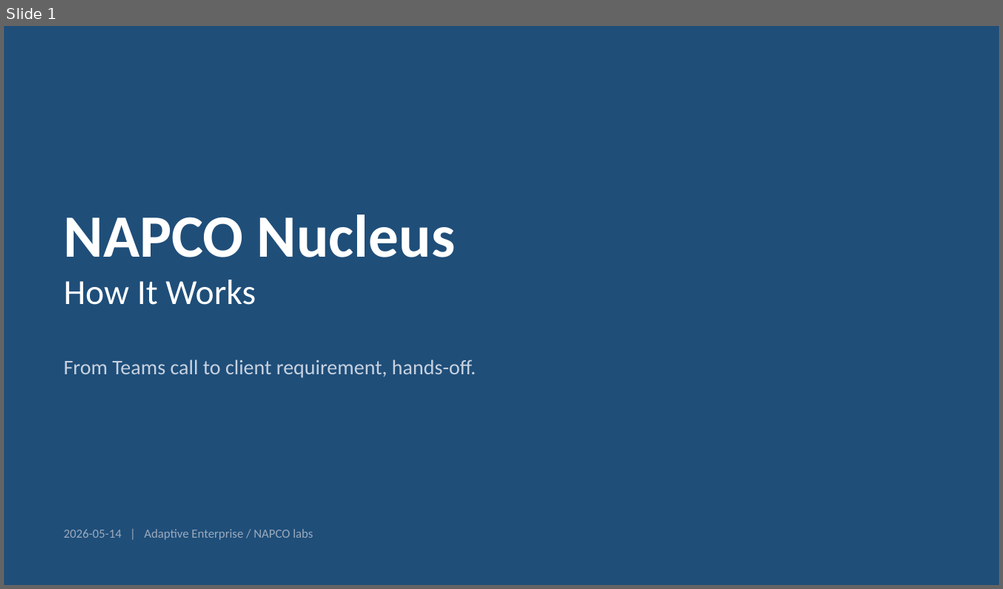
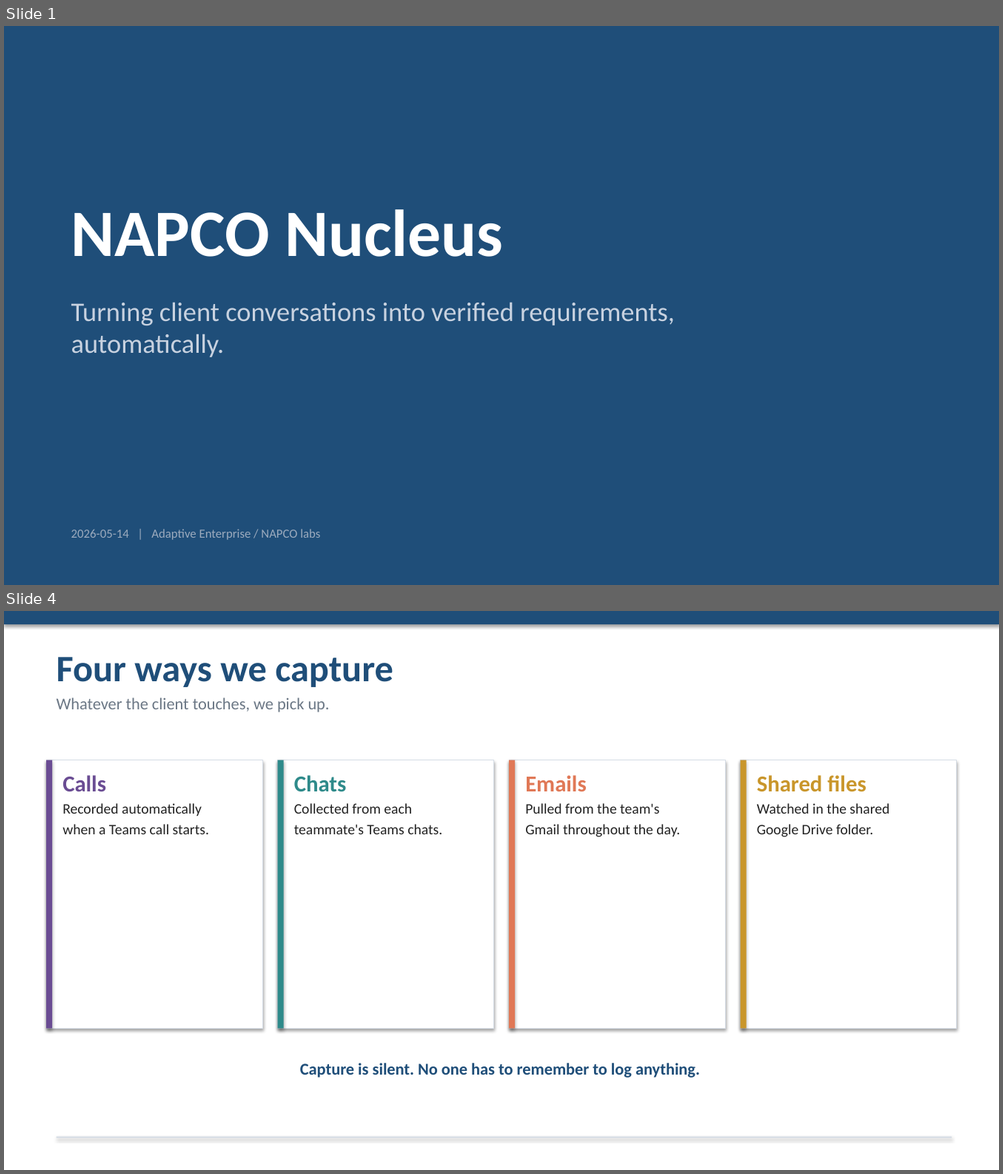
Before and after one commit to napco-labs/napco-nucleus, a slide deck: docs/NAPCO-Nucleus-System-Overview.pptx. Shown one above the other, each under a label of ours: slide 1 before the commit, slides 1 and 4 after it; the slides between them are not shown. The pictures are 1003x589 and 1003x1174 pixels, drawn with LibreOffice and Linux fonts; fonts in the diff are those of the drawing. Boxes give left, top, right and bottom in pixels: in the first picture for what was removed or moved away, otherwise in the second. Text is boxed around its words. In the diff, an @@ line names an element or a change of style, - is before the commit and + after.

```diff
--- a/docs/NAPCO-Nucleus-System-Overview.pptx
+++ b/docs/NAPCO-Nucleus-System-Overview.pptx
@@ slide 4 added at (4, 611, 999, 1170), background #FFFFFF @@
@@ rectangle added at (4, 611, 999, 624), fill #1F4E79 @@
@@ text added at (57, 657, 393, 712), 16 pt, text #6B7785 @@
+Four ways we capture
+Whatever the client touches, we pick up.
@@ rectangle added at (46, 760, 263, 1029), fill #FFFFFF, outline #D5DCE5 0.75 pt @@
@@ rectangle added at (46, 760, 53, 1029), fill #6A4C93 @@
@@ rectangle added at (278, 760, 494, 1029), fill #FFFFFF, outline #D5DCE5 0.75 pt @@
@@ rectangle added at (278, 760, 284, 1029), fill #2E8A8A @@
@@ rectangle added at (509, 760, 726, 1029), fill #FFFFFF, outline #D5DCE5 0.75 pt @@
@@ rectangle added at (509, 760, 515, 1029), fill #E07856 @@
@@ rectangle added at (740, 760, 957, 1029), fill #FFFFFF, outline #D5DCE5 0.75 pt @@
@@ rectangle added at (740, 760, 746, 1029), fill #C9962B @@
@@ text added at (62, 775, 209, 834), 14 pt, text #222222 @@
+Calls
+Recorded automatically
+when a Teams call starts.
@@ text added at (294, 775, 442, 834), 14 pt, text #222222 @@
+Chats
+Collected from each
+teammate's Teams chats.
@@ text added at (525, 775, 680, 837), 14 pt, text #222222 @@
+Emails
+Pulled from the team's
+Gmail throughout the day.
@@ text added at (757, 775, 889, 837), 14 pt, text #222222 @@
+Shared files
+Watched in the shared
+Google Drive folder.
@@ text added at (300, 1063, 700, 1078), 16 pt, text #1F4E79, bold @@
+Capture is silent. No one has to remember to log anything.
@@ rectangle added at (57, 1137, 951, 1139), fill #D5DCE5 @@
@@ slide 1 changed as well @@
@@ text "NAPCO Nucleus": place and size @@
-text "NAPCO Nucleus" at (64, 215, 455, 305)
+text "NAPCO Nucleus" at (71, 210, 503, 257)
@@ text "NAPCO Nucleus" at (71, 210, 503, 257): size 58 to 64 pt @@
@@ text at (64, 280, 256, 305): paragraph removed @@
-How It Works
@@ text at (71, 302, 674, 358): text changed; size 20 to 26 pt @@
-From Teams call to client requirement, hands-off.
+Turning client conversations into verified requirements,
+automatically.
@@ text "2026-05-14 | Adaptive Enterprise / ...": place and size @@
-text "2026-05-14 | Adaptive Enterprise / ..." at (64, 529, 313, 540)
+text "2026-05-14 | Adaptive Enterprise / ..." at (71, 529, 320, 540)
```
Also in this commit, not shown: 10 other slides added, 13 slides removed, 4 other files.
